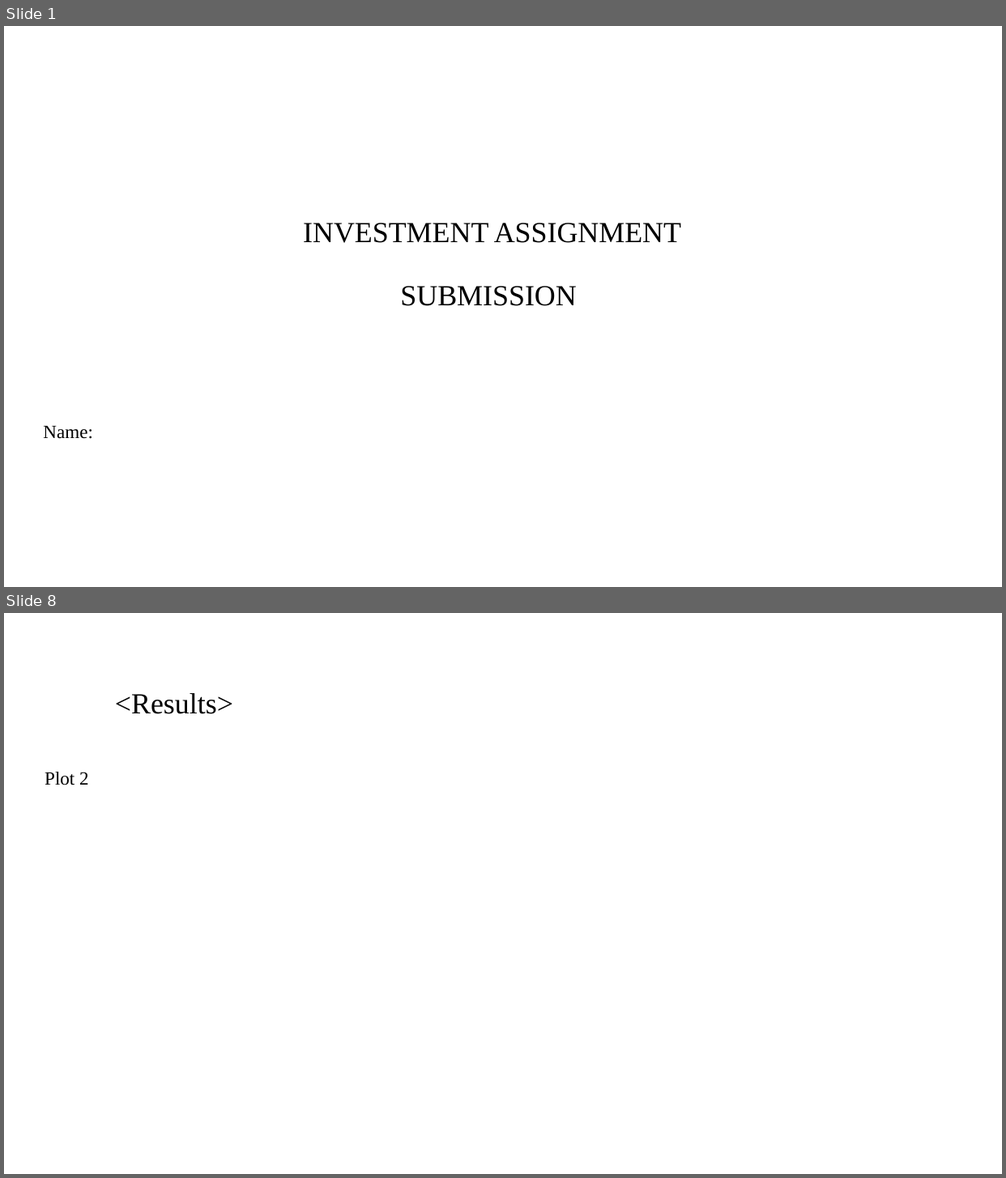
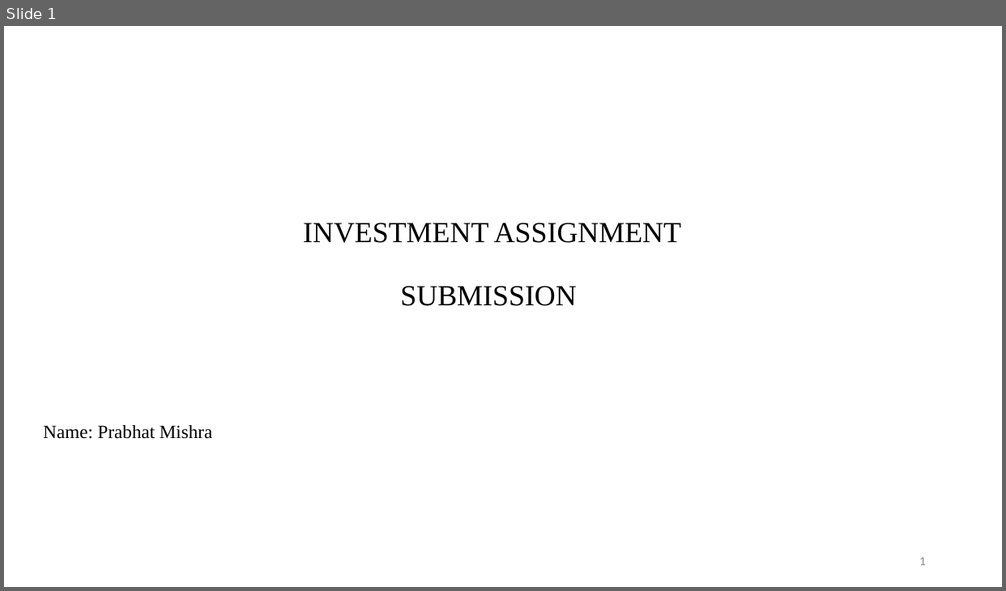
Before and after one commit to prabhatm0307/ai-ml, a slide deck: 2. Stats Essentials/2.Investment Assignment/INVEST.pptx. Shown one above the other, each under a label of ours: slides 1 and 8 before the commit, slide 1 after it; the slides between them are not shown. The pictures are 1006x1178 and 1006x591 pixels, drawn with LibreOffice and Linux fonts; fonts in the diff are those of the drawing; background and template pictures are left out. Boxes give left, top, right and bottom in pixels: in the first picture for what was removed or moved away, otherwise in the second. Text is boxed around its words. In the diff, an @@ line names an element or a change of style, - is before the commit and + after.

```diff
--- a/2. Stats Essentials/2.Investment Assignment/INVEST.pptx
+++ b/2. Stats Essentials/2.Investment Assignment/INVEST.pptx
@@ slide 8 removed at (4,613,1002,1174), background #FFFFFF @@
@@ title removed at (115,693,233,714) @@
-<Results>
@@ text removed at (44,772,89,786) @@
-Plot 2
@@ slide 1 changed as well @@
@@ subtitle at (43,425,212,439): text changed @@
-Name:
+Name: Prabhat Mishra
@@ page number added at (919,557,926,565), 12 pt, text #8C8C8C @@
+1
```
Also in this commit, not shown: 7 slides added, 8 other slides removed, 6 other files.
